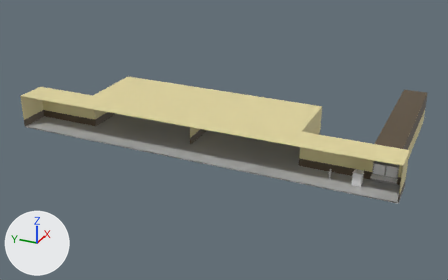
One commit to the Blender file UnholySource/Assets/Models/Scenario/School/Rooms/SaveRoom/_blend/interior_modeling_school_saveRoom.blend: the scene before it, then after it.
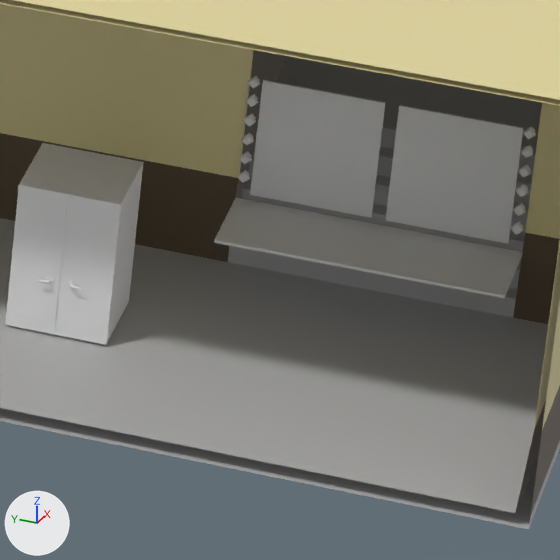
The first picture shows the older version from a 50 mm camera at (-86.9, -12.5, 46.8) aimed at (11.1, 31.6, -2.1). The close-ups show both versions on the part from 78% to 90% of the width and 56% to 74% of the height of that picture; other places that the commit changed are outside them. Lighting does not change. The marker at lower left points along +X, +Y and +Z.

In view in the first close-up: 'Stage Cabinet', 'Stage Mirros', 'Visible Mesh'.
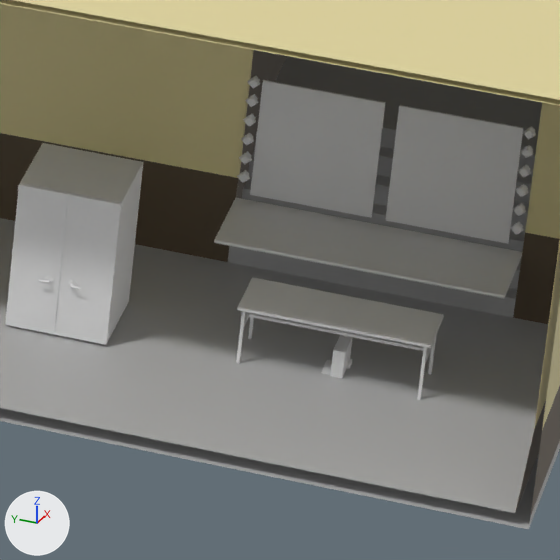
Pixel boxes [x1, y1, x2, y2] of what changed, in the close-ups (560 x 560 px):
'Desk', added
    after: [236, 277, 444, 400]
    faces in mat_m_metal (white #e7e7e7): [237, 277, 444, 348]
    faces in mat_m_metal_2 (white #e7e7e7): [236, 311, 436, 400]
'radio', added
    after: [330, 335, 353, 378]
    faces in mat_m_default (white #e7e7e7): [330, 335, 353, 378]
'book', added
    after: [321, 360, 332, 375]

Patch to the scene script:
```diff
--- a/UnholySource/Assets/Models/Scenario/School/Rooms/SaveRoom/_blend/interior_modeling_school_saveRoom.blend.py
+++ b/UnholySource/Assets/Models/Scenario/School/Rooms/SaveRoom/_blend/interior_modeling_school_saveRoom.blend.py
@@ mat_m_metal_2 @@
+mat_m_metal_2 = principled_material('m_metal_2')
+mat_m_metal_2.base_color = (0.8, 0.8, 0.8)  # white #e7e7e7
@@ mat_m_spec_1 @@
+mat_m_spec_1 = principled_material('m_spec_1')
+mat_m_spec_1.base_color = (0.8, 0.8, 0.8)  # white #e7e7e7
@@ mat_m_page @@
+mat_m_page = principled_material('m_page')
+mat_m_page.base_color = (0.8, 0.8, 0.8)  # white #e7e7e7
@@ mat_m_book @@
+mat_m_book = principled_material('m_book')
+mat_m_book.base_color = (0.8, 0.8, 0.8)  # white #e7e7e7
@@ me_cube_005 @@
+me_cube_005.from_pydata(...)  # 160 vertices, 164 faces; spans x -0.49..0.49, y -1.32..1.32, z 0.0..0.9
+# faces by material slot: [44, 120]
+me_cube_005.materials.append(mat_m_metal)  # white #e7e7e7
+me_cube_005.materials.append(mat_m_metal_2)  # white #e7e7e7
@@ me_object_0 @@
+me_object_0.from_pydata(...)  # 117 vertices, 167 faces; spans x -0.245..0.286, y -0.204..0.0, z 0.0..0.694
+# faces by material slot: [20, 106, 41]
+me_object_0.materials.append(mat_m_default)  # white #e7e7e7
+me_object_0.materials.append(mat_m_spec_1)  # white #e7e7e7
+me_object_0.materials.append(mat_m_spec)  # white #e7e7e7
@@ me_pagine2_material @@
+me_pagine2_material.from_pydata(...)  # 65 vertices, 124 faces; spans x -0.242..0.242, y -0.148..0.137, z -0.015..0.029
+# faces by material slot: [68, 56]
+me_pagine2_material.materials.append(mat_m_page)  # white #e7e7e7
+me_pagine2_material.materials.append(mat_m_book)  # white #e7e7e7
@@ ob_desk @@
+ob_desk = bpy.data.objects.new('Desk', me_cube_005)
+ob_desk.location = (0.0, 0.0, 0.0)
@@ ob_radio @@
+ob_radio = bpy.data.objects.new('radio', me_object_0)
+ob_radio.location = (0.0, 0.0, 0.0)
@@ ob_book @@
+ob_book = bpy.data.objects.new('book', me_pagine2_material)
+ob_book.location = (0.0, 0.0, 0.0)
```
